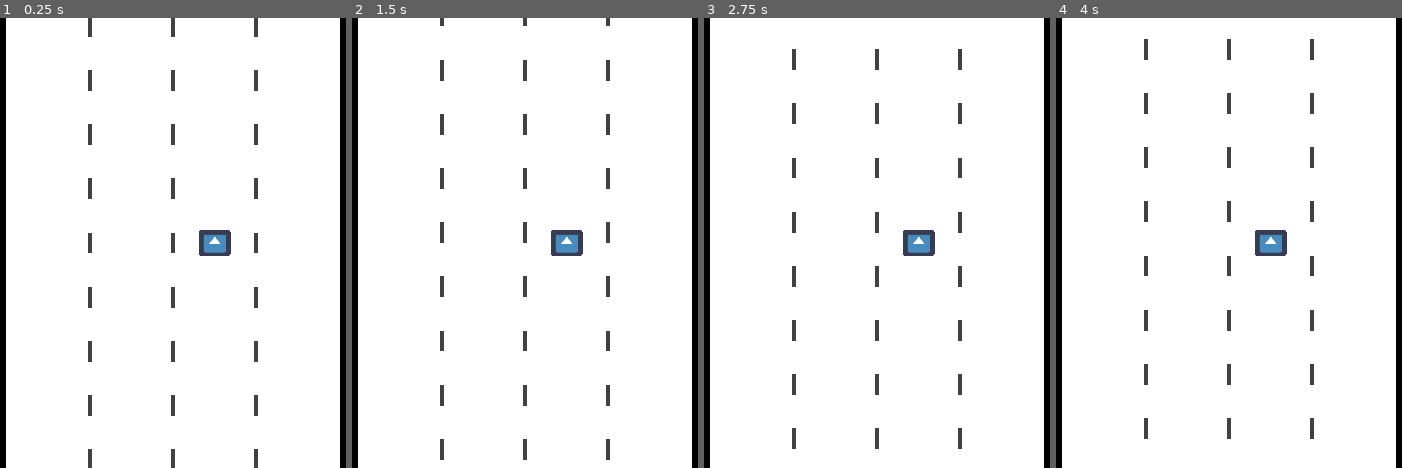
Above: before the commit, frames 1-4 (left to right).
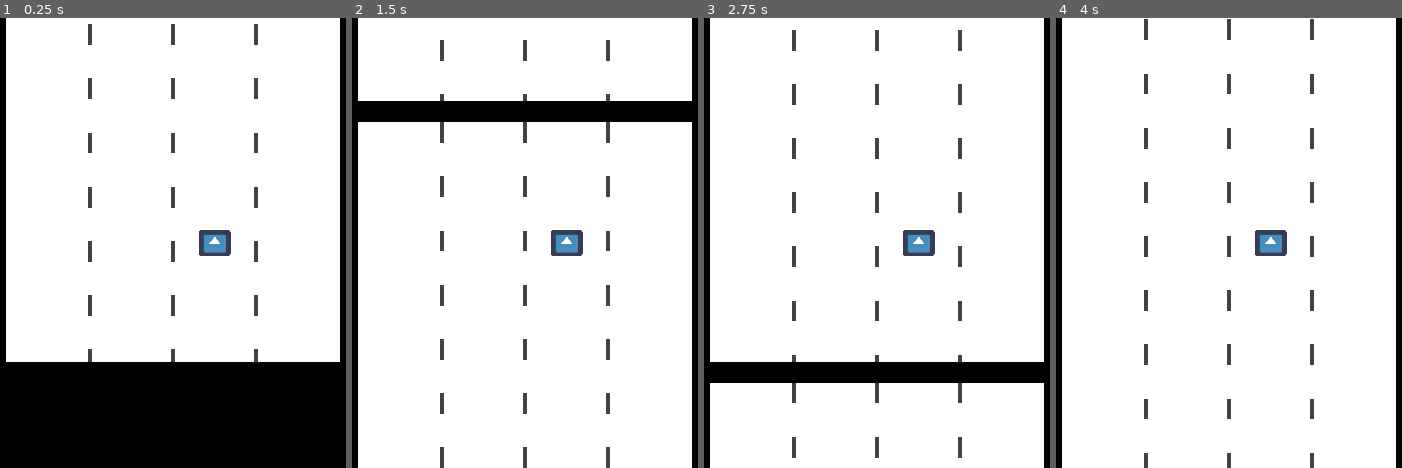
Above: after the commit, the same moments.

Repository: lajollagamesclub/week-139-followers
Game: Godot game, scene res://Main.tscn
The game is run twice, just before and just after one commit, with the same random seed, the same clock (stepped at 60 frames per second) and the same inputs. The engine's default icon, where the game draws it, is replaced by a stand-in: a white triangle on a blue panel in a dark square.
Inputs:
- Up to frame 1 (0.25 s): no input
- Up to frame 2 (1.5 s): no input
- Up to frame 3 (2.75 s): no input
- Up to frame 4 (4 s): tap Enter at 3.5 s

The runs differ from the first frame. In frame 1, 24% of the frame differs, in the area x 1-99%, y 0-100%; in frame 2, 5.8%; in frame 3, 6.6%; in frame 4, 2.5%.

Commit message:
Add working train car length randomizing and gen

Diff:
--- a/src/DottedLine.gd
+++ b/src/DottedLine.gd
@@ -5,18 +5,26 @@
 
 export var line_length: float = 40.0
 export var gap_length: float = 20.0
+export var total_length := 120.0 # for preview in editor only
 export var width: float = 4.0
 export var color := Color()
 
 var offset := 0.0
+var real_total_length: float = 0.0
+
+func _ready():
+	set_process(Engine.editor_hint)
 
 func _process(delta):
-	if not Engine.editor_hint:
-		offset = player_state.pos.y
+	real_total_length = total_length * 10.0
+#	if not Engine.editor_hint:
+#		offset = player_state.pos.y
 	update()
 
 func _draw():
-	var cur_line_y: float = fmod(offset, line_length + gap_length) - (line_length + gap_length)
-	while cur_line_y < 1080.0:
-		draw_line(Vector2(0, cur_line_y), Vector2(0, cur_line_y + line_length), color, width)
+#	var cur_line_y: float = fmod(offset, line_length + gap_length) - (line_length + gap_length)
+	var cur_line_y: float = 0.0
+	while cur_line_y < real_total_length:
+		var new_line_y: float = cur_line_y + min(line_length, real_total_length - cur_line_y)
+		draw_line(Vector2(0, cur_line_y), Vector2(0, new_line_y), color, width)
 		cur_line_y += line_length + gap_length
--- /dev/null
+++ b/src/LaneSeparators.gd
@@ -0,0 +1,9 @@
+extends Node2D
+
+var length: float = 1200.0 setget set_length
+
+func set_length(new_length):
+	length = new_length
+	for separator in [$MiddleLine, $RightLine, $LeftLane]:
+		separator.real_total_length = length
+		separator.update()
--- a/src/Main.tscn
+++ b/src/Main.tscn
@@ -1,8 +1,9 @@
-[gd_scene load_steps=5 format=2]
+[gd_scene load_steps=6 format=2]
 
 [ext_resource path="res://icon.png" type="Texture" id=1]
-[ext_resource path="res://DottedLine.tscn" type="PackedScene" id=2]
+[ext_resource path="res://TrainCar.tscn" type="PackedScene" id=2]
 [ext_resource path="res://Player.gd" type="Script" id=3]
+[ext_resource path="res://TrainCarManager.gd" type="Script" id=4]
 
 [sub_resource type="RectangleShape2D" id=1]
 extents = Vector2( 32, 32 )
@@ -10,27 +11,9 @@
 [node name="Main" type="Node2D"]
 
 [node name="TrainCarManager" type="Node2D" parent="."]
+script = ExtResource( 4 )
 
-[node name="TrainCar" type="Node2D" parent="TrainCarManager"]
-position = Vector2( 960, 0 )
-
-[node name="ColorRect" type="ColorRect" parent="TrainCarManager/TrainCar"]
-margin_left = -400.0
-margin_right = 400.0
-margin_bottom = 1300.0
-__meta__ = {
-"_edit_use_anchors_": false
-}
-
-[node name="LaneSeparators" type="Node2D" parent="."]
-
-[node name="MiddleLine" parent="LaneSeparators" instance=ExtResource( 2 )]
-
-[node name="RightLine" parent="LaneSeparators" instance=ExtResource( 2 )]
-position = Vector2( 1160, 0 )
-
-[node name="LeftLane" parent="LaneSeparators" instance=ExtResource( 2 )]
-position = Vector2( 760, 0 )
+[node name="TrainCar" parent="TrainCarManager" instance=ExtResource( 2 )]
 
 [node name="Player" type="Area2D" parent="."]
 position = Vector2( 1060, 540 )
--- /dev/null
+++ b/src/TrainCar.gd
@@ -0,0 +1,21 @@
+extends Node2D
+
+class_name TrainCar
+
+const player_state = preload("res://player_state.tres")
+
+var length: float = 1200.0
+
+func _ready():
+	player_state.connect("moved", self, "_player_moved")
+	update_visible_length()
+
+func update_visible_length():
+	$ColorRect.rect_size.y = length
+	$ColorRect.update()
+	$LaneSeparators.length = length
+
+func _player_moved(move_vector: Vector2) -> void:
+	global_position += move_vector
+	if global_position.y >= 3000.0:
+		queue_free()
--- /dev/null
+++ b/src/TrainCar.tscn
@@ -0,0 +1,52 @@
+[gd_scene load_steps=5 format=2]
+
+[ext_resource path="res://DottedLine.gd" type="Script" id=1]
+[ext_resource path="res://TrainCar.gd" type="Script" id=2]
+[ext_resource path="res://DottedLine.tscn" type="PackedScene" id=3]
+[ext_resource path="res://LaneSeparators.gd" type="Script" id=4]
+
+[node name="TrainCar" type="Node2D"]
+position = Vector2( 960, -500 )
+script = ExtResource( 2 )
+__meta__ = {
+"_edit_group_": true
+}
+
+[node name="ColorRect" type="ColorRect" parent="."]
+margin_left = -400.0
+margin_right = 400.0
+margin_bottom = 1300.0
+__meta__ = {
+"_edit_use_anchors_": false
+}
+
+[node name="LaneSeparators" type="Node2D" parent="."]
+position = Vector2( -960, 0 )
+script = ExtResource( 4 )
+
+[node name="MiddleLine" type="Node2D" parent="LaneSeparators" instance=ExtResource( 3 )]
+position = Vector2( 960, 0 )
+script = ExtResource( 1 )
+line_length = 50.0
+gap_length = 80.0
+total_length = 130.0
+width = 10.0
+color = Color( 0.258824, 0.258824, 0.258824, 1 )
+
+[node name="RightLine" type="Node2D" parent="LaneSeparators" instance=ExtResource( 3 )]
+position = Vector2( 1160, 0 )
+script = ExtResource( 1 )
+line_length = 50.0
+gap_length = 80.0
+total_length = 130.0
+width = 10.0
+color = Color( 0.258824, 0.258824, 0.258824, 1 )
+
+[node name="LeftLane" type="Node2D" parent="LaneSeparators" instance=ExtResource( 3 )]
+position = Vector2( 760, 0 )
+script = ExtResource( 1 )
+line_length = 50.0
+gap_length = 80.0
+total_length = 130.0
+width = 10.0
+color = Color( 0.258824, 0.258824, 0.258824, 1 )
--- /dev/null
+++ b/src/TrainCarManager.gd
@@ -0,0 +1,13 @@
+extends Node2D
+
+const traincar_gap = 50.0
+
+onready var cur_traincar: TrainCar = $TrainCar
+
+func _process(delta):
+	while cur_traincar.global_position.y > -1000.0:
+		var last_traincar: TrainCar = cur_traincar
+		cur_traincar = preload("res://TrainCar.tscn").instance()
+		cur_traincar.length = rand_range(800.0, 4100.0)
+		cur_traincar.global_position = last_traincar.global_position - Vector2(0, cur_traincar.length + traincar_gap)
+		add_child(cur_traincar)
--- a/src/project.godot
+++ b/src/project.godot
@@ -8,9 +8,14 @@
 
 config_version=4
 
-_global_script_classes=[  ]
+_global_script_classes=[ {
+"base": "Node2D",
+"class": "TrainCar",
+"language": "GDScript",
+"path": "res://TrainCar.gd"
+} ]
 _global_script_class_icons={
-
+"TrainCar": ""
 }
 
 [application]
